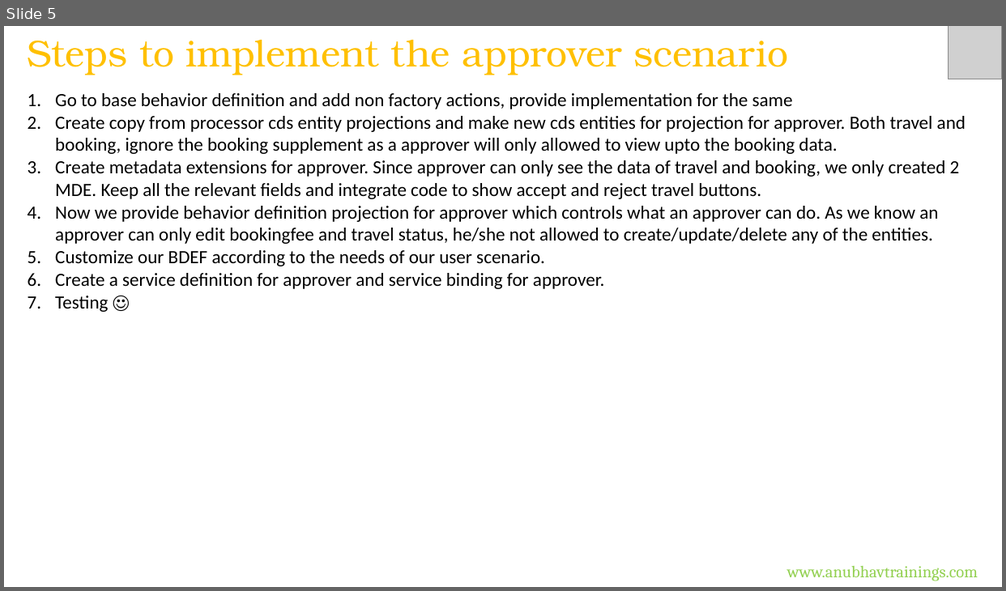
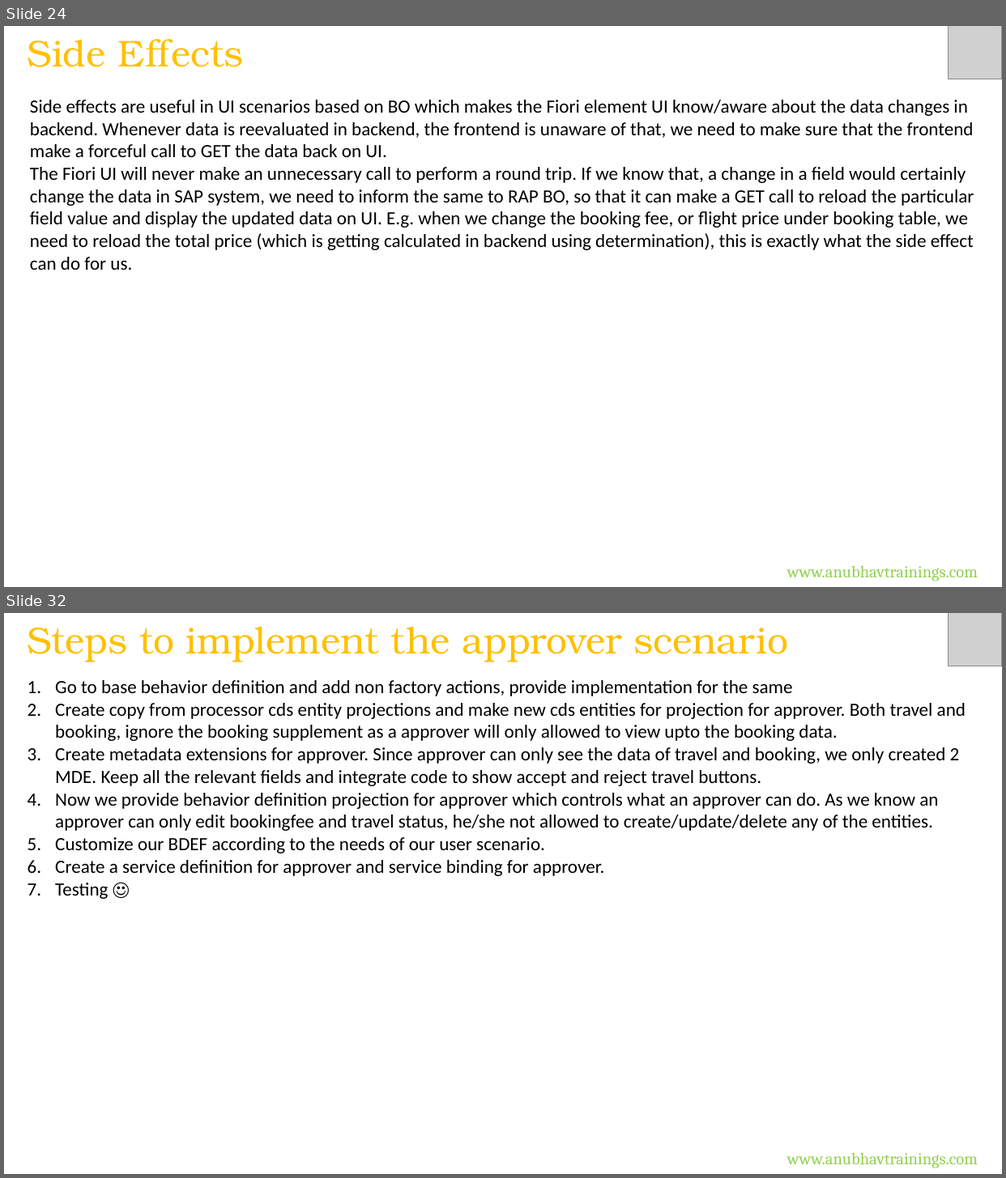
Before and after one commit to soyuztechnologies/CDS_AMDP_RAP_Training_60H, a slide deck: Day 11/DAY-11.pptx. Shown one above the other, each under a label of ours: slide 5 before the commit, slides 24 and 32 after it; the slides between them are not shown. The pictures are 1006x591 and 1006x1178 pixels, drawn with LibreOffice and Linux fonts; fonts in the diff are those of the drawing; grey boxes stand for pictures. Boxes give left, top, right and bottom in pixels: in the first picture for what was removed or moved away, otherwise in the second. Text is boxed around its words. In the diff, an @@ line names an element or a change of style, - is before the commit and + after.

```diff
--- a/Day 11/DAY-11.pptx
+++ b/Day 11/DAY-11.pptx
@@ slide 24 added at bbox=[4, 26, 1002, 587], background #FFFFFF @@
@@ text added at bbox=[27, 39, 243, 67], 36 pt, text #FFC000 @@
+Side Effects
@@ picture added at bbox=[948, 26, 1002, 79] @@
@@ text added at bbox=[30, 100, 974, 270], 18 pt, text #000000 @@
+Side effects are useful in UI scenarios based on BO which makes the Fiori element UI know/aware about the data changes in backend. Whenever data is reevaluated in backend, the frontend is unaware of that, we need to make sure that the frontend make a forceful call to GET the data back on UI.
+The Fiori UI will never make an unnecessary call to perform a round trip. If we know that, a change in a field would certainly change the data in SAP system, we need to inform the same to RAP BO, so that it can make a GET call to reload the particular field value and display the updated data on UI. E.g. when we change the booking fee, or flight price under booking table, we need to reload the total price (which is getting calculated in backend using determination), this is exactly what the side effect can do for us.
@@ text added at bbox=[787, 566, 978, 582], 16 pt, text #92D050 @@
+www.anubhavtrainings.com
@@ what was slide 5 is now slide 32 @@
```
Also in this commit, not shown: 26 other slides added, 17 other files.
